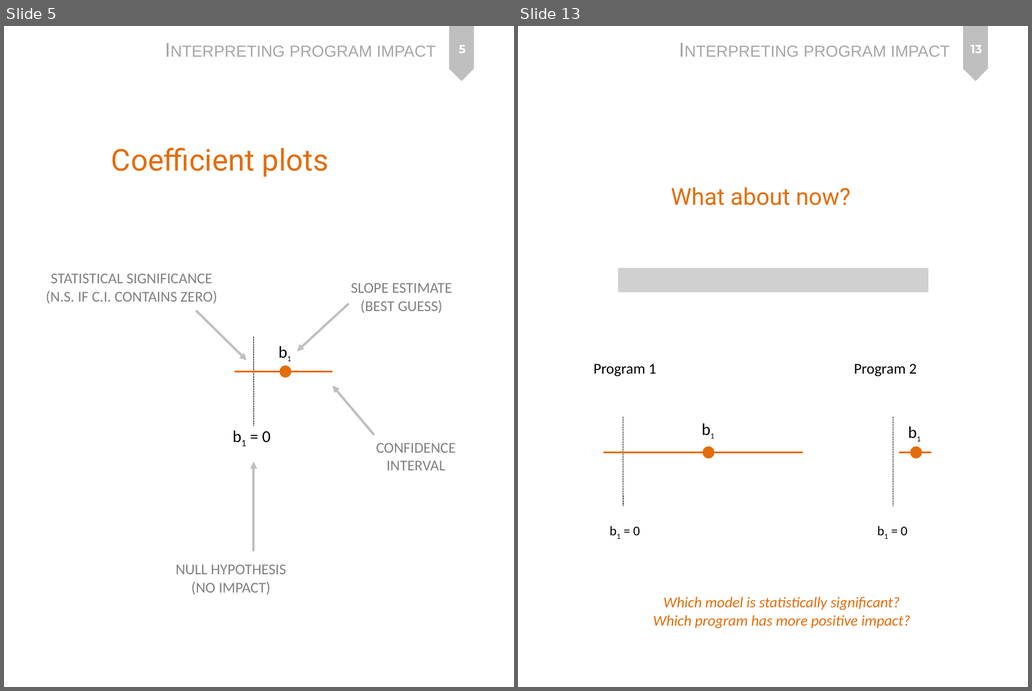
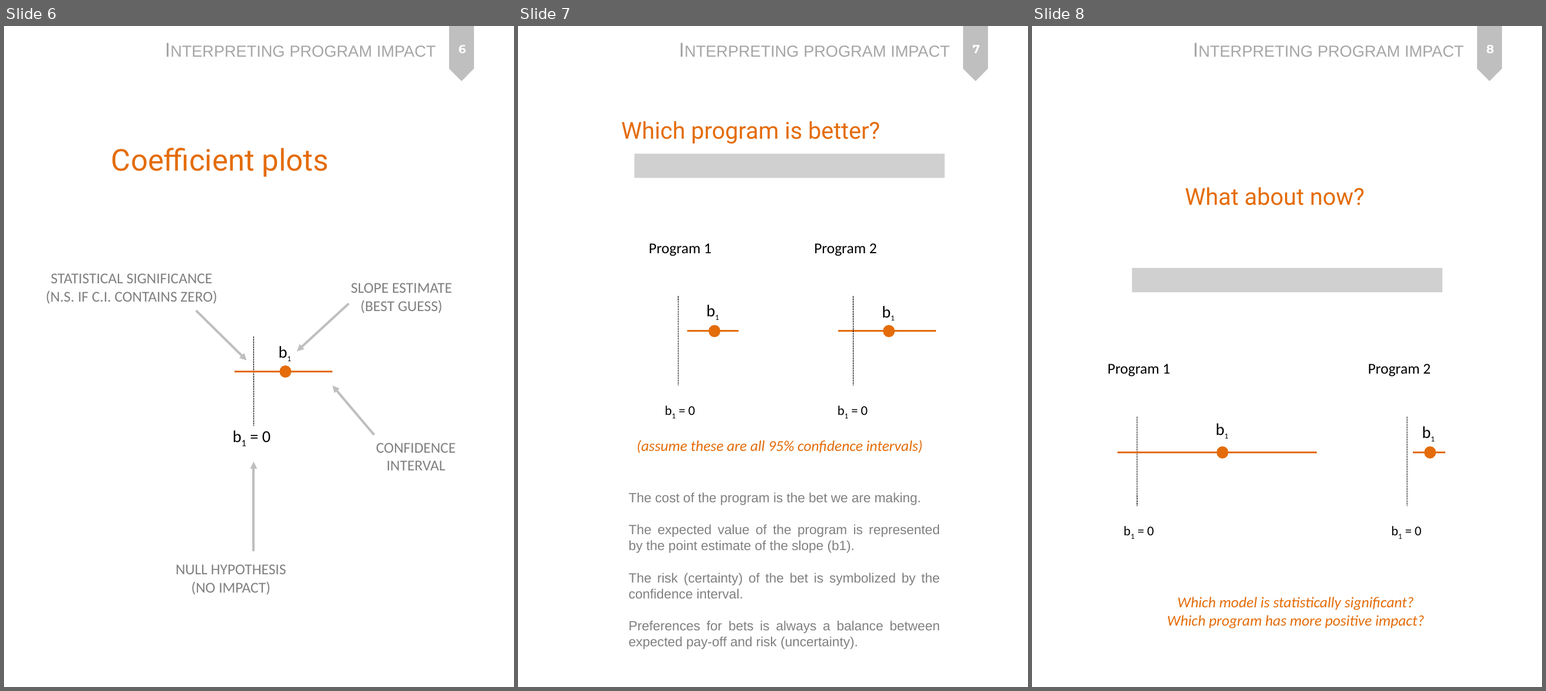
Before and after one commit to DS4PS/cpp-523-fall-2019, a slide deck: lectures/p-05-program-impact.pptx. Shown side by side, each under a label of ours: slides 5 and 13 before the commit, slides 6, 7 and 8 after it; the slides between them are not shown. The pictures are 1032x691 and 1546x691 pixels, drawn with LibreOffice and Linux fonts; fonts in the diff are those of the drawing; grey boxes stand for pictures. Boxes give left, top, right and bottom in pixels: in the first picture for what was removed or moved away, otherwise in the second. Text is boxed around its words. In the diff, an @@ line names an element or a change of style, - is before the commit and + after.

Commit message:
update lecture-06

```diff
--- a/lectures/p-05-program-impact.pptx
+++ b/lectures/p-05-program-impact.pptx
@@ slide 7 added at box(518, 26, 1028, 687), background #FFFFFF; not listed: 2 template elements that a slide beside it also shows @@
@@ page number added at box(973, 45, 980, 53), 14 pt, text #FFFFFF, bold @@
+7
@@ text added at box(621, 121, 880, 144), 28 pt, text #E46C0A @@
+Which program is better?
@@ picture added at box(634, 154, 945, 178) @@
@@ text added at box(649, 243, 712, 256), 18 pt, text #000000 @@
+Program 1
@@ text added at box(814, 243, 877, 256), 18 pt, text #000000 @@
+Program 2
@@ line added from (678, 296) to (678, 385), #000000 0.75 pt dashed @@
@@ text added at box(700, 297, 726, 323), 20 pt, text #000000 @@
+b1
@@ line added from (854, 296) to (854, 385), #000000 0.75 pt dashed @@
@@ ellipse added at box(710, 326, 720, 336), fill #E46C0A, outline #E46C0A 2 pt @@
@@ ellipse added at box(884, 326, 894, 336), fill #E46C0A, outline #E46C0A 2 pt @@
@@ line added from (687, 331) to (738, 331), #E46C0A 2 pt @@
@@ line added from (838, 331) to (936, 331), #E46C0A 2 pt @@
@@ text added at box(689, 406, 695, 415), 16 pt, text #000000 @@
+b1 = 0
@@ text added at box(861, 406, 868, 415), 16 pt, text #000000 @@
+b1 = 0
@@ text added at box(637, 440, 923, 453), 18 pt, text #E46C0A, italic @@
+(assume these are all 95% confidence intervals)
@@ text added at box(629, 492, 940, 649), 16 pt, text #808080 @@
+The cost of the program is the bet we are making.
+The expected value of the program is represented by the point estimate of the slope (b1).
+The risk (certainty) of the bet is symbolized by the confidence interval.
+Preferences for bets is always a balance between expected pay-off and risk (uncertainty).
@@ text added at box(828, 540, 855, 553), 20 pt, text #000000 @@
+b1
@@ what was slide 5 is now slide 6 @@
@@ page number at box(459, 45, 467, 53): text changed @@
-5
+6
@@ what was slide 13 is now slide 8 @@
@@ page number at box(1487, 45, 1495, 53): text changed @@
-13
+8
```
Also in this commit, not shown: 1 slide changed, 2 other slides added, 24 other files.
